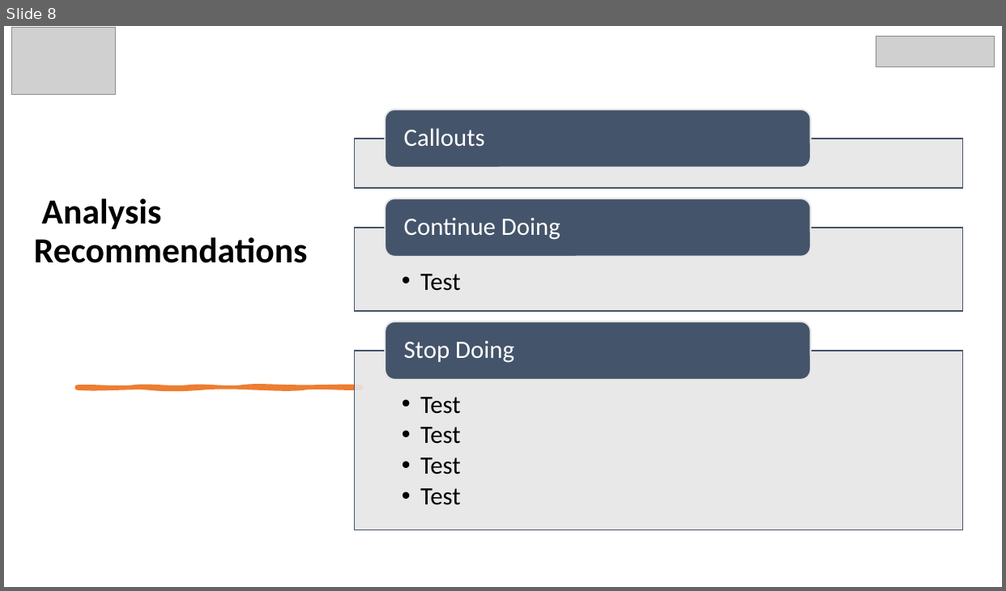
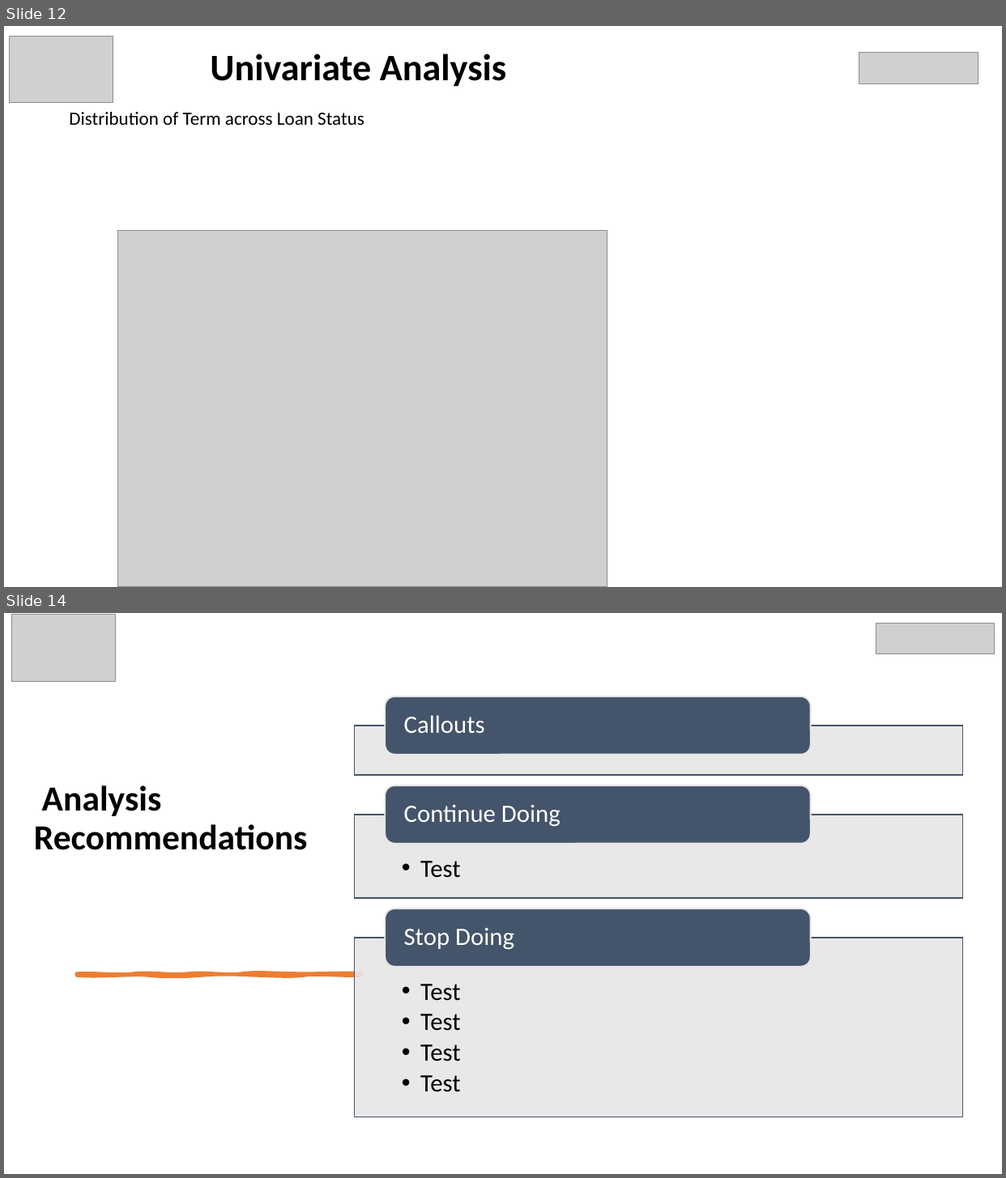
Before and after one commit to rramchan12/Lending-Club-EDA-CaseStudy, a slide deck: LendingClubCaseStudy.pptx. Shown one above the other, each under a label of ours: slide 8 before the commit, slides 12 and 14 after it; the slides between them are not shown. The pictures are 1006x591 and 1006x1178 pixels, drawn with LibreOffice and Linux fonts; fonts in the diff are those of the drawing; grey boxes stand for pictures; background and template pictures are left out. Boxes give left, top, right and bottom in pixels: in the first picture for what was removed or moved away, otherwise in the second. Text is boxed around its words. In the diff, an @@ line names an element or a change of style, - is before the commit and + after.

```diff
--- a/LendingClubCaseStudy.pptx
+++ b/LendingClubCaseStudy.pptx
@@ slide 12 added at box(4, 26, 1002, 587), background #FFFFFF @@
@@ picture added at box(9, 36, 113, 102) @@
@@ title added at box(210, 54, 506, 87), 36 pt, text #000000, bold @@
+Univariate Analysis
@@ picture added at box(859, 53, 978, 84) @@
@@ text added at box(69, 112, 364, 125), 18 pt, text #000000 @@
+Distribution of Term across Loan Status
@@ picture added at box(117, 231, 607, 587) @@
@@ what was slide 8 is now slide 14 @@
```
Also in this commit, not shown: 6 other slides added, 1 slide removed, 1 other file.
